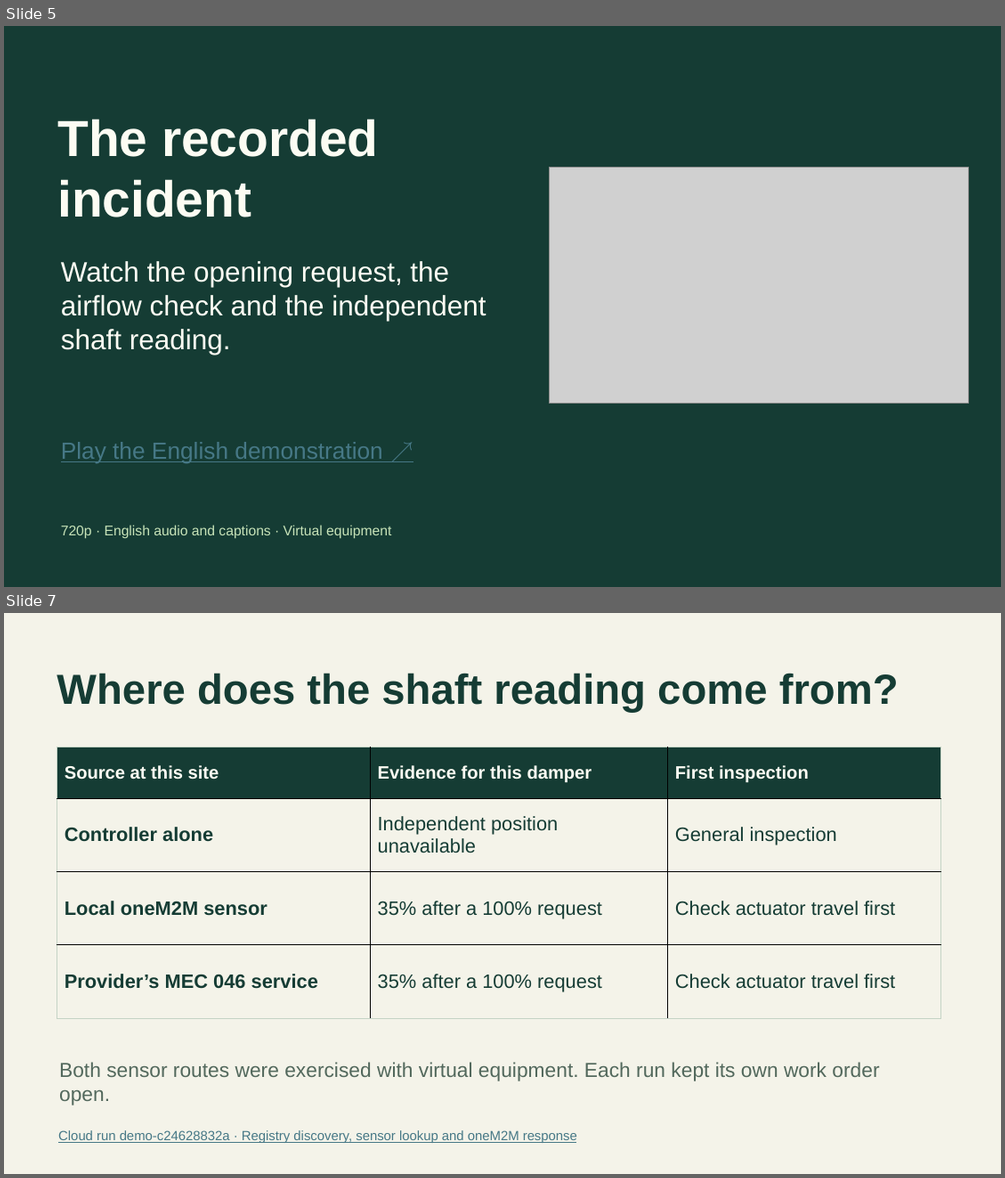
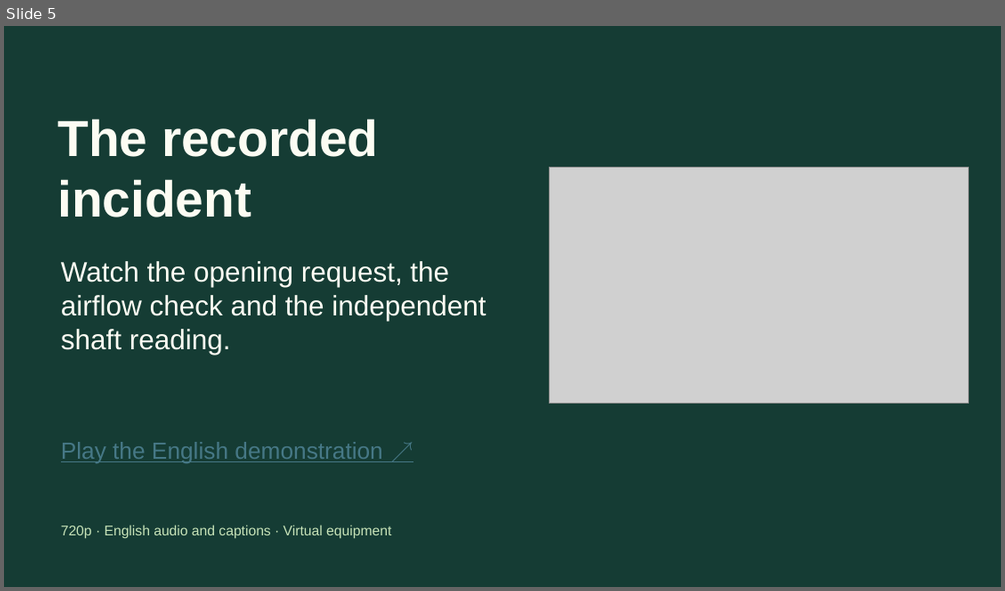
Before and after one commit to openSoom/openSoom, a slide deck: deliverables/presentation/openSoom-evaluation.pptx. Shown one above the other, each under a label of ours: slides 5 and 7 before the commit, slide 5 after it; the slides between them are not shown. The pictures are 1005x1178 and 1005x591 pixels, drawn with LibreOffice and Linux fonts; fonts in the diff are those of the drawing; grey boxes stand for pictures. Boxes give left, top, right and bottom in pixels: in the first picture for what was removed or moved away, otherwise in the second. Text is boxed around its words. In the diff, an @@ line names an element or a change of style, - is before the commit and + after.

Commit message:
Give technicians an independent workbench and measure the inspection decision against two baselines

```diff
--- a/deliverables/presentation/openSoom-evaluation.pptx
+++ b/deliverables/presentation/openSoom-evaluation.pptx
@@ slide 7 removed at [4, 613, 1001, 1174], background #F4F3E9 @@
@@ text removed at [57, 673, 898, 713] @@
-Where does the shaft reading come from?
@@ table removed at [57, 747, 942, 1022], 4 rows, 3 columns @@
-Source at this site | Evidence for this damper | First inspection
-Controller alone | Independent position unavailable | General inspection
-Local oneM2M sensor | 35% after a 100% request | Check actuator travel first
-Provider’s MEC 046 service | 35% after a 100% request | Check actuator travel first
@@ text removed at [59, 1062, 879, 1105] @@
-Both sensor routes were exercised with virtual equipment. Each run kept its own work order open.
@@ text removed at [58, 1130, 577, 1143] @@
-Cloud run demo-c24628832a · Registry discovery, sensor lookup and oneM2M response
```
Also in this commit, not shown: 4 slides changed, 3 slides added, 2 other slides removed, 42 other files.
